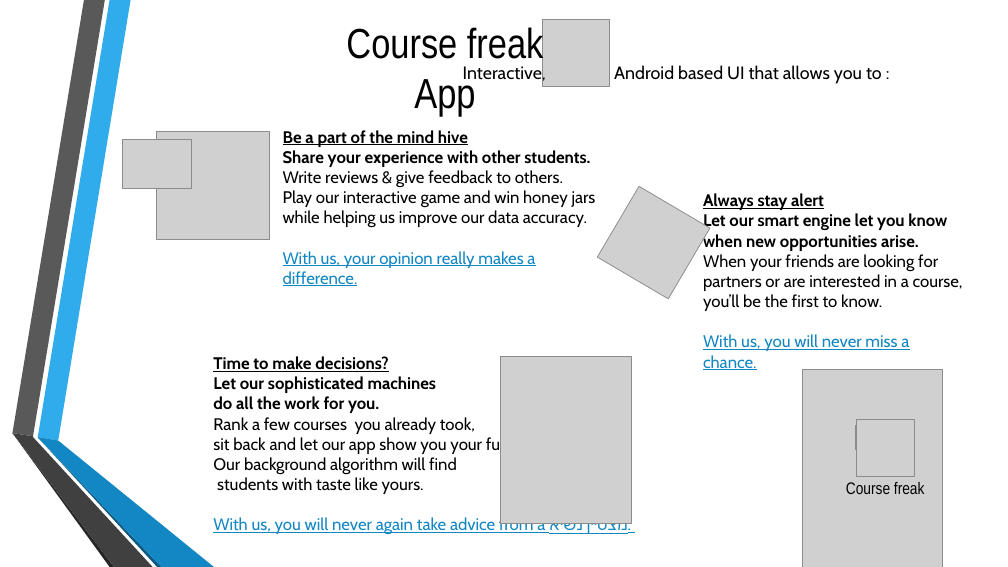
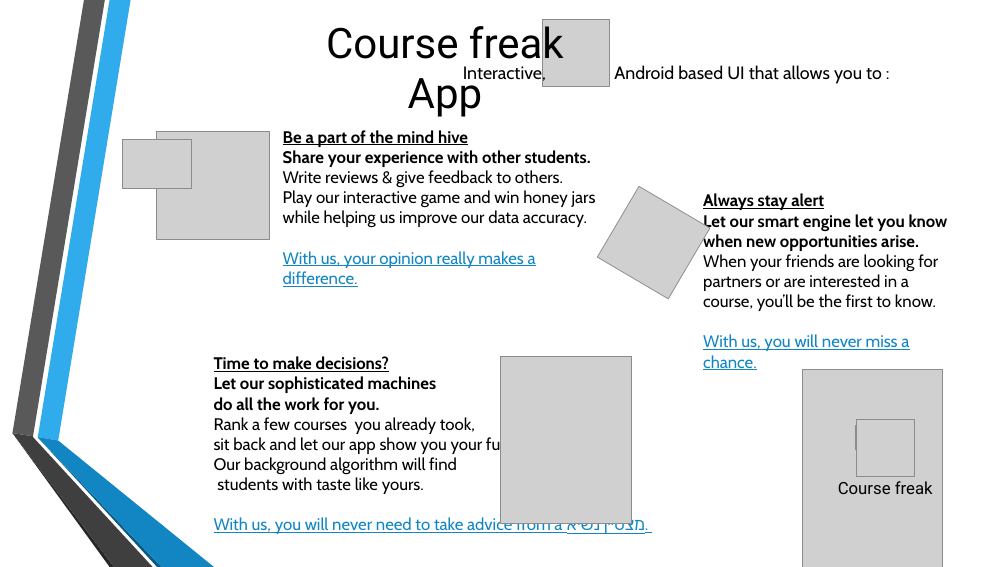
Before and after one commit to royhirsch1/BackPackBuddy, a slide deck: slide 5 of Course freak.pptx. Drawn at 1008x567 pixels with LibreOffice and Linux fonts; fonts in the diff are those of the drawing; grey boxes stand for pictures; background and template pictures are left out. Boxes give left, top, right and bottom in pixels: in the first picture for what was removed or moved away, otherwise in the second. Text is boxed around its words. In the diff, an @@ line names an element or a change of style, - is before the commit and + after.

```diff
--- a/Course freak.pptx
+++ b/Course freak.pptx
@@ text "Course freak App" at [326, 19, 564, 117]: font Arial Narrow to Roboto @@
@@ text at [283, 251, 536, 287]: text colour #1287C3 to #1186C3 in "With us, your opinion really makes a ..." @@
@@ text at [703, 334, 909, 370]: text colour #1287C3 to #1186C3 in "With us, you will never miss a ..." @@
@@ text "Course freak" at [838, 481, 933, 494]: font Arial Narrow to Roboto @@
@@ text at [214, 517, 648, 535]: text changed; text colour #1287C3 to #1186C3 @@
-With us, you will never again take advice from a מצטיין נשיא.
+With us, you will never need to take advice from a מצטיין נשיא.
```
Also in this commit, not shown: 6 other slides changed, 23 slides added.
